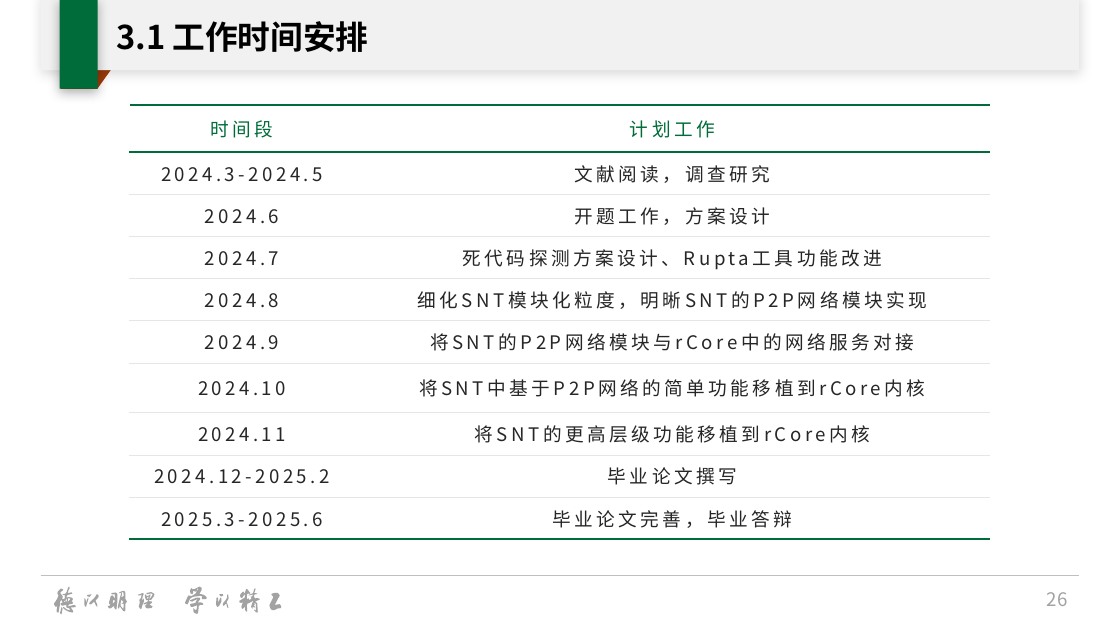
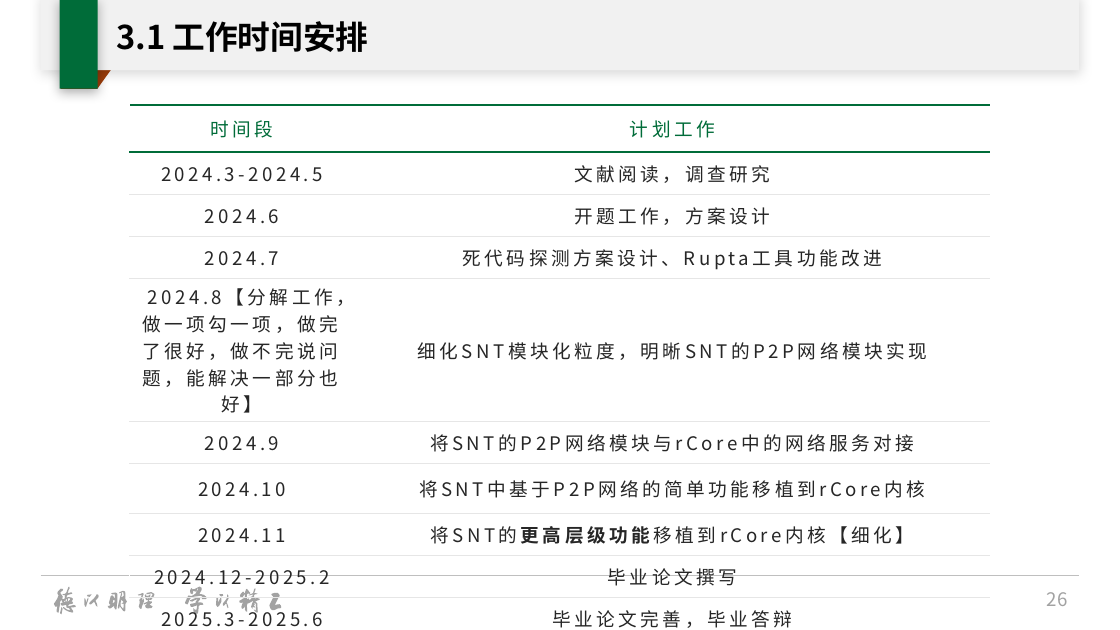
Before and after one commit to oscourse-tsinghua/openingreport-fze2023, a slide deck: slide 26 of slide.pptx. Drawn at 1120x630 pixels with LibreOffice and Linux fonts; fonts in the diff are those of the drawing; background and template pictures are left out. Boxes give left, top, right and bottom in pixels: in the first picture for what was removed or moved away, otherwise in the second. Text is boxed around its words. In the diff, an @@ line names an element or a change of style, - is before the commit and + after.

```diff
--- a/slide.pptx
+++ b/slide.pptx
@@ table at (x1=129, y1=105, x2=991, y2=630) @@
-row 5, column 1: 2024.8
+row 5, column 1: 2024.8【分解工作，做一项勾一项，做完了很好，做不完说问题，能解决一部分也好】
-row 8, column 2: 将SNT的更高层级功能移植到rCore内核
+row 8, column 2: 将SNT的更高层级功能移植到rCore内核【细化】
```
Also in this commit, not shown: 3 other slides changed, 2 other files.
